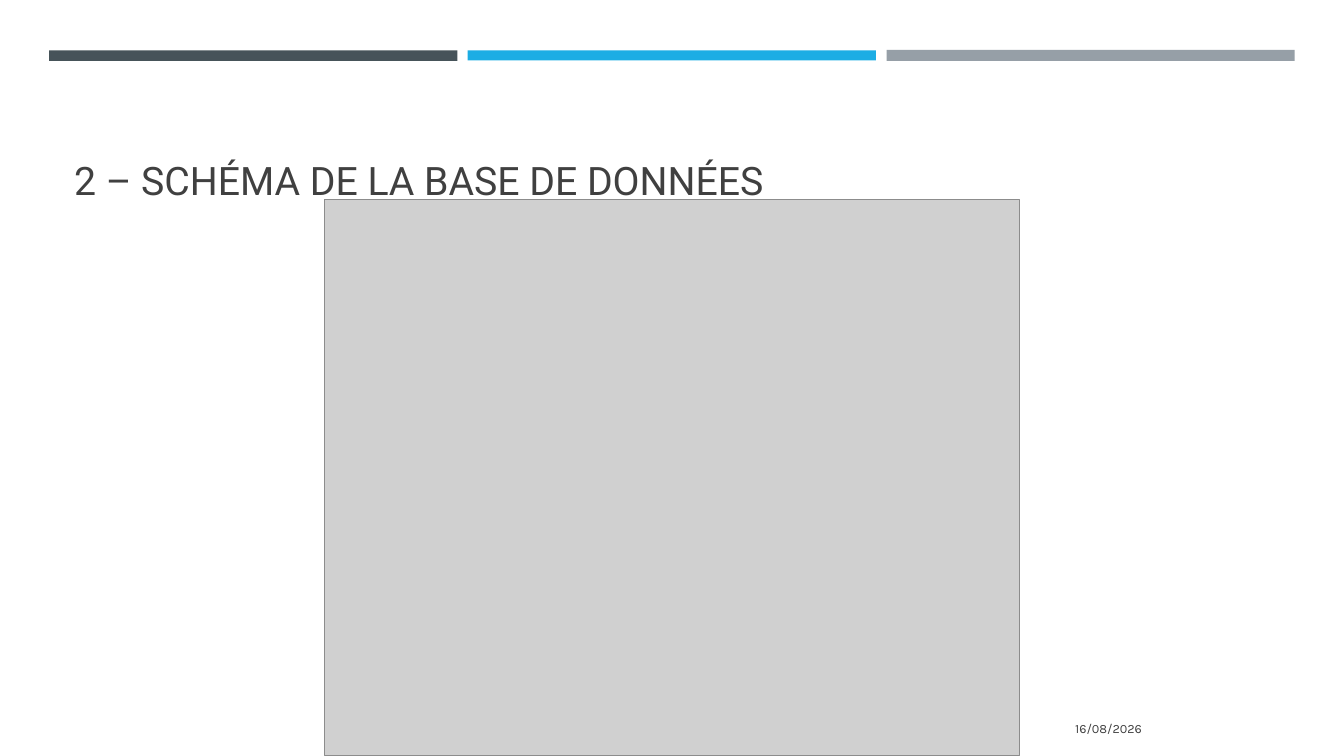
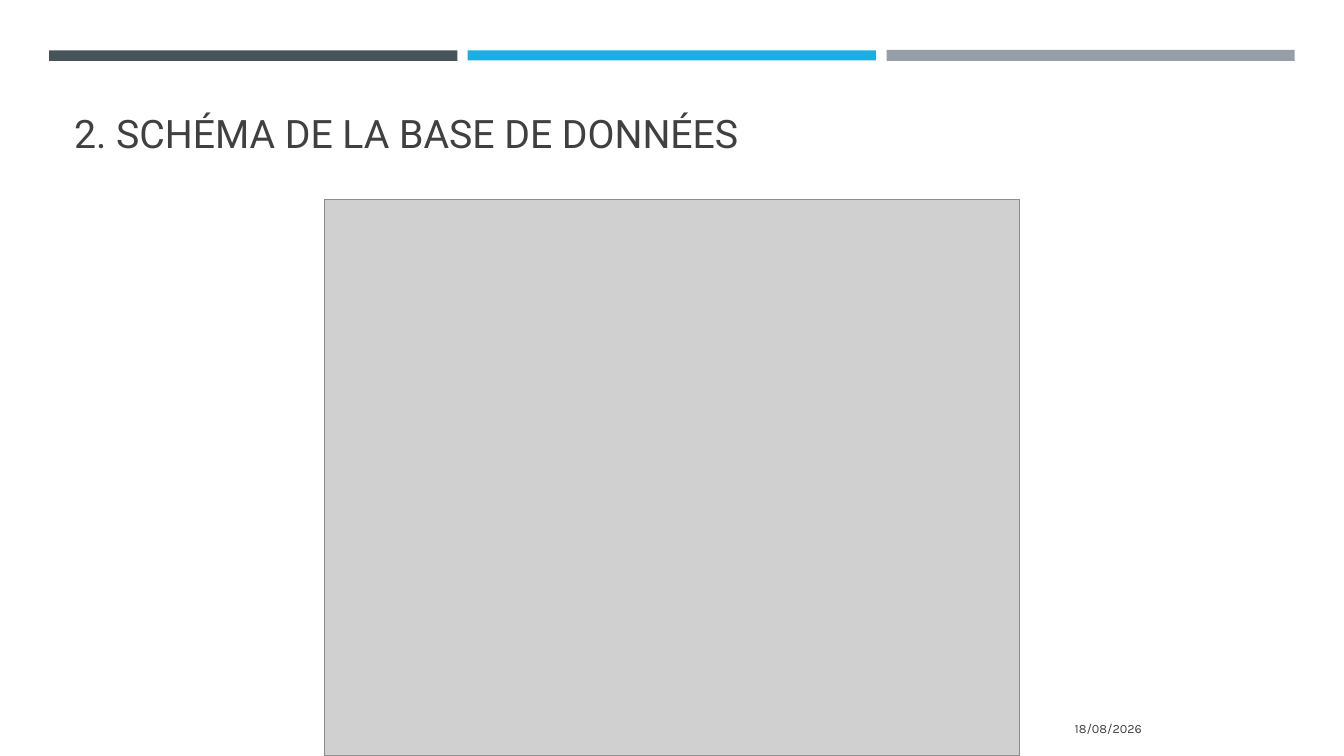
Before and after one commit to Sebules/Project_8_OpenClassrooms_Data_Engineer, a slide deck: slide 4 of ulesie_sebastien_2_presentation_082026.pptx. Drawn at 1344x756 pixels with LibreOffice and Linux fonts; fonts in the diff are those of the drawing; grey boxes stand for pictures. Boxes give left, top, right and bottom in pixels: in the first picture for what was removed or moved away, otherwise in the second. Text is boxed around its words. In the diff, an @@ line names an element or a change of style, - is before the commit and + after.

```diff
--- a/ulesie_sebastien_2_presentation_082026.pptx
+++ b/ulesie_sebastien_2_presentation_082026.pptx
@@ title at box(74, 112, 738, 149): text changed @@
-2 – SCHÉMA DE LA BASE DE DONNÉES
+2. SCHÉMA DE LA BASE DE DONNÉES
@@ text at box(1075, 724, 1142, 734): text changed @@
-16/08/2026
+18/08/2026
```
Also in this commit, not shown: 10 other slides changed, 9 slides added, 3 slides removed.
